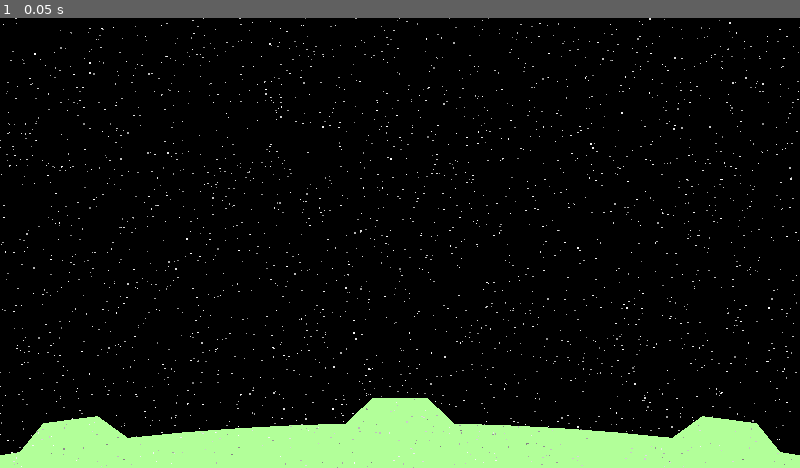
Above: before the commit, frame 1.
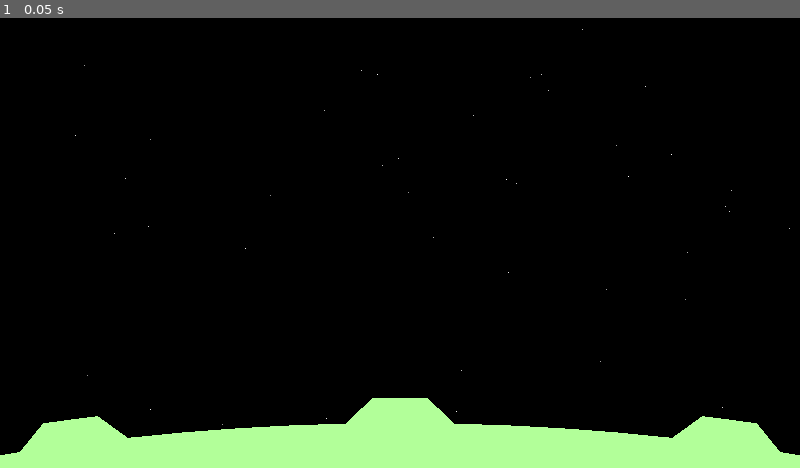
Above: after the commit, the same moment.

Repository: tartley/missile-commander
Game: Godot game, scene res://main.tscn
Two runs of this game, one before a commit and one after it. Both use one fixed random seed, a clock stepped at 60 frames per second and the inputs below.
Inputs:
- Up to frame 1 (0.05 s): no input

The runs differ from the first frame. In frame 1, 1.0% of the frame differs, in the area x 0-100%, y 0-100%.

Commit message:
Fine-tuning of panning and stars extent

Diff:
--- a/camera.gd
+++ b/camera.gd
@@ -4,22 +4,16 @@
 
 func get_camera_position(input:Vector2) -> Vector2:
     var pos := Vector2(0, %Ground.RADIUS + get_viewport_rect().size.y * 0.4)
-    var rot := float(0.0)
     if PAN_CAMERA:
         pos += Vector2(
-            input.x * 1500,
+            input.x * 1630,
             get_viewport_rect().size.y * 0.1 * input.y,
         )
     return pos
 
 func get_camera_rotation(input:Vector2) -> float:
-    return input.x / -12
+    return input.x / -7
 
 func _process(_delta):
-    var pan:Vector2
-    if Engine.is_editor_hint():
-        # TODO draw extents
-        pass
-    else:
-        position = get_camera_position(%Mouse.normalized)
-        rotation = get_camera_rotation(%Mouse.normalized)
+    position = get_camera_position(%Mouse.normalized)
+    rotation = get_camera_rotation(%Mouse.normalized)
--- a/main.tscn
+++ b/main.tscn
@@ -18,6 +18,10 @@
 
 [node name="World" type="Node2D" parent="."]
 
+[node name="Sky" type="Node2D" parent="World"]
+unique_name_in_owner = true
+script = ExtResource("4_neypf")
+
 [node name="Ground" type="Node2D" parent="World"]
 unique_name_in_owner = true
 script = ExtResource("2_j6ko4")
@@ -26,9 +30,5 @@
 unique_name_in_owner = true
 script = ExtResource("3_xy2w8")
 
-[node name="Sky" type="Node2D" parent="World"]
-unique_name_in_owner = true
-script = ExtResource("4_neypf")
-
 [node name="Polar" type="Node" parent="."]
 script = ExtResource("5_6n56b")
--- a/sky.gd
+++ b/sky.gd
@@ -7,16 +7,16 @@
 func _draw():
     var verts: Array[Vector2] = []
     var colors: Array[Color] = []
-    var x: int
-    var y: int
+    var x: float
+    var y: float
     var size:float
     var bright: float
-    for i in range(10000):
-        x = _random.randi_range(-5400, 5400)
-        y = _random.randi_range(%Ground.RADIUS * 0.9, %Ground.RADIUS + get_viewport_rect().size.y * 0.9)
+    for i in range(100):
+        x = _random.randf_range(-2800.0, 2800.0)
+        y = _random.randf_range(%Ground.RADIUS - get_viewport_rect().size.y * 0.14, %Ground.RADIUS + get_viewport_rect().size.y * 1.04)
         size = _random.randf_range(5.0, 8.0)
         bright = _random.randf_range(0.5, 1.0)
         verts.append(Vector2(x, y))
-        verts.append(Vector2(x + size, y))
+        verts.append(Vector2(x + 3, y))
         colors.append(Color(bright, bright, bright))
-    draw_multiline_colors(verts, colors, size)
+    draw_multiline_colors(verts, colors, -1)
Not shown, changed: README.md
